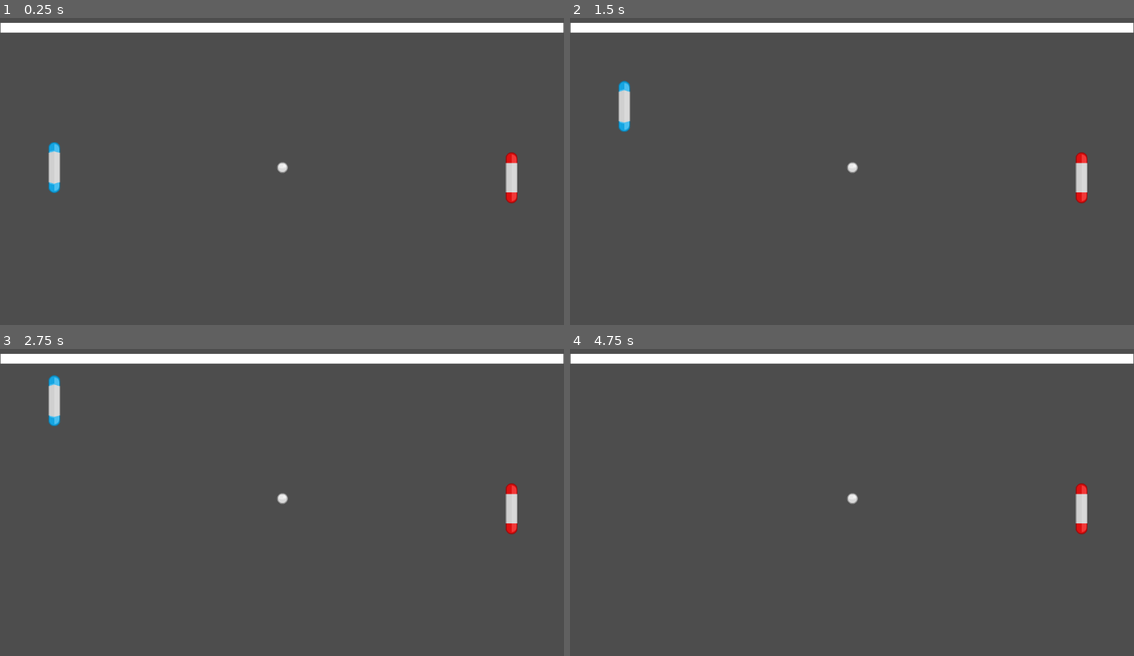
Above: before the commit, frames 1-4 (two rows, left to right).
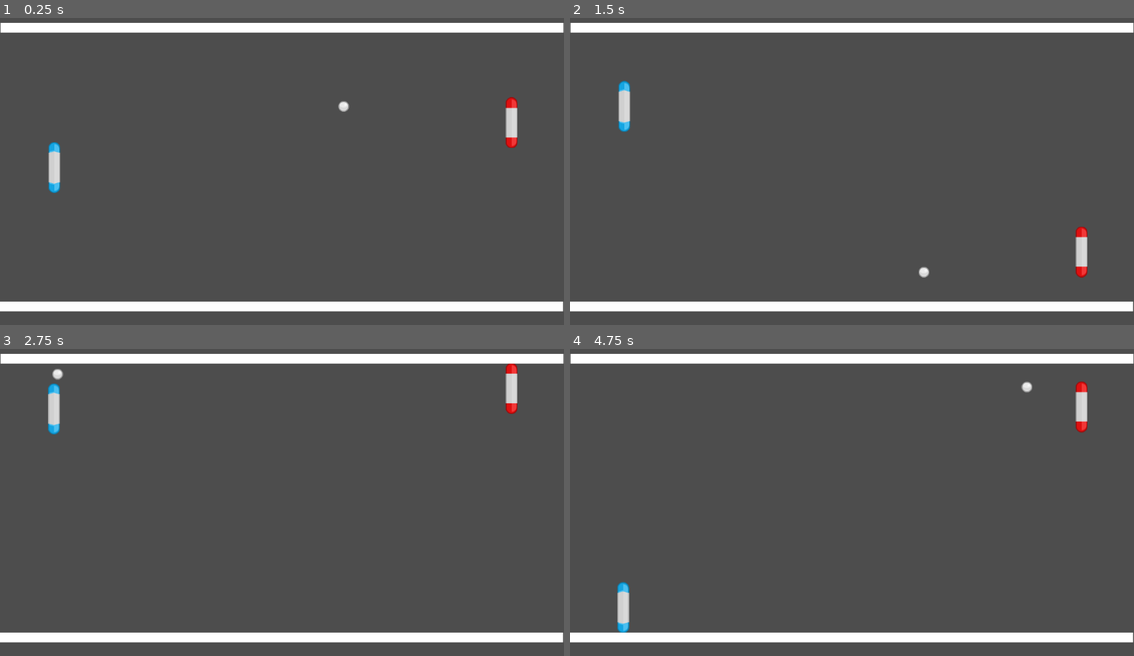
Above: after the commit, the same moments.

Repository: cmartinez487/PongInGodot
Game: Godot game, scene res://Scene/pong.tscn
The game is run twice, just before and just after one commit, with the same random seed, the same clock (stepped at 60 frames per second) and the same inputs.
Inputs:
- Up to frame 1 (0.25 s): no input
- Up to frame 2 (1.5 s): hold Up (ui_up) 0.53-1.28 s; hold Down (ui_down) from 1.28 s (still down)
- Up to frame 3 (2.75 s): release Down (ui_down) at 2.03 s; hold Up (ui_up) from 2.03 s (still down)
- Up to frame 4 (4.75 s): release Up (ui_up) at 3.53 s; hold Down (ui_down) from 3.53 s (still down)

The runs differ from the first frame. In frame 1, 4.2% of the frame differs, in the area x 0-100%, y 25-96%; in frame 2, 4.2%; in frame 3, 4.5%; in frame 4, 4.6%, in the area x 0-100%, y 10-96%.

Commit message:
scenes nuevas y script de computer y ball

Diff:
--- a/Scene/ball.tscn
+++ b/Scene/ball.tscn
@@ -1,11 +1,13 @@
-[gd_scene load_steps=3 format=3 uid="uid://cvudjchq0bi3a"]
+[gd_scene load_steps=4 format=3 uid="uid://cvudjchq0bi3a"]
 
+[ext_resource type="Script" path="res://Script/ball.gd" id="1_3can5"]
 [ext_resource type="Texture2D" uid="uid://be81co7k0lmtm" path="res://Assets/ball.png" id="1_3r71h"]
 
 [sub_resource type="CircleShape2D" id="CircleShape2D_l4i2v"]
 
 [node name="Ball" type="CharacterBody2D"]
 position = Vector2(577, 326)
+script = ExtResource("1_3can5")
 metadata/_edit_group_ = true
 
 [node name="Sprite2D" type="Sprite2D" parent="."]
--- a/Scene/computer.tscn
+++ b/Scene/computer.tscn
@@ -1,6 +1,7 @@
-[gd_scene load_steps=3 format=3 uid="uid://cdiygb0alediu"]
+[gd_scene load_steps=4 format=3 uid="uid://cdiygb0alediu"]
 
 [ext_resource type="Texture2D" uid="uid://txmeg5vgp2j5" path="res://Assets/paddle-red.png" id="1_4n7sp"]
+[ext_resource type="Script" path="res://Script/computer.gd" id="1_mcgf2"]
 
 [sub_resource type="CapsuleShape2D" id="CapsuleShape2D_audkh"]
 radius = 12.0
@@ -8,6 +9,7 @@
 
 [node name="Computer" type="CharacterBody2D"]
 position = Vector2(1080, 360)
+script = ExtResource("1_mcgf2")
 metadata/_edit_group_ = true
 
 [node name="Sprite2D" type="Sprite2D" parent="."]
--- a/Scene/pong.tscn
+++ b/Scene/pong.tscn
@@ -19,6 +19,7 @@
 [node name="Ball" parent="." instance=ExtResource("3_hqh4a")]
 
 [node name="TopWall" type="StaticBody2D" parent="."]
+metadata/_edit_group_ = true
 
 [node name="Sprite2D" type="Sprite2D" parent="TopWall"]
 position = Vector2(576, 40)
@@ -30,6 +31,8 @@
 shape = SubResource("RectangleShape2D_67nxj")
 
 [node name="ButtonWall" type="StaticBody2D" parent="."]
+position = Vector2(-1, 570)
+metadata/_edit_group_ = true
 
 [node name="Sprite2D" type="Sprite2D" parent="ButtonWall"]
 position = Vector2(576, 40)
@@ -39,3 +42,7 @@
 [node name="CollisionShape2D" type="CollisionShape2D" parent="ButtonWall"]
 position = Vector2(576.5, 40)
 shape = SubResource("RectangleShape2D_67nxj")
+
+[node name="GoalLeft" type="Area2D" parent="."]
+
+[node name="Sprite2D" type="Sprite2D" parent="GoalLeft"]
--- /dev/null
+++ b/Script/ball.gd
@@ -0,0 +1,22 @@
+extends CharacterBody2D
+
+var speed = 500
+
+func _ready() -> void:
+	if randi() % 2 == 0:
+		velocity.x = 1
+	else:
+		velocity.x = -1
+
+	if randi() % 2 == 0:
+		velocity.y = 1
+	else:
+		velocity.y = -1
+
+	velocity *= speed
+
+func _physics_process(delta: float) -> void:
+	var collision_info = move_and_collide(velocity*delta)
+
+	if collision_info:
+		velocity = velocity.bounce(collision_info.get_normal())
--- /dev/null
+++ b/Script/computer.gd
@@ -0,0 +1,16 @@
+extends CharacterBody2D
+
+var speed = 450
+var ball
+
+func _ready() -> void:
+	ball = get_parent().get_node("Ball")
+
+func _physics_process(delta: float) -> void:
+	if ball.position.y < position.y:
+		velocity.y = -1
+	else:
+		velocity.y = 1
+
+	velocity *= speed
+	move_and_collide(velocity*delta)
